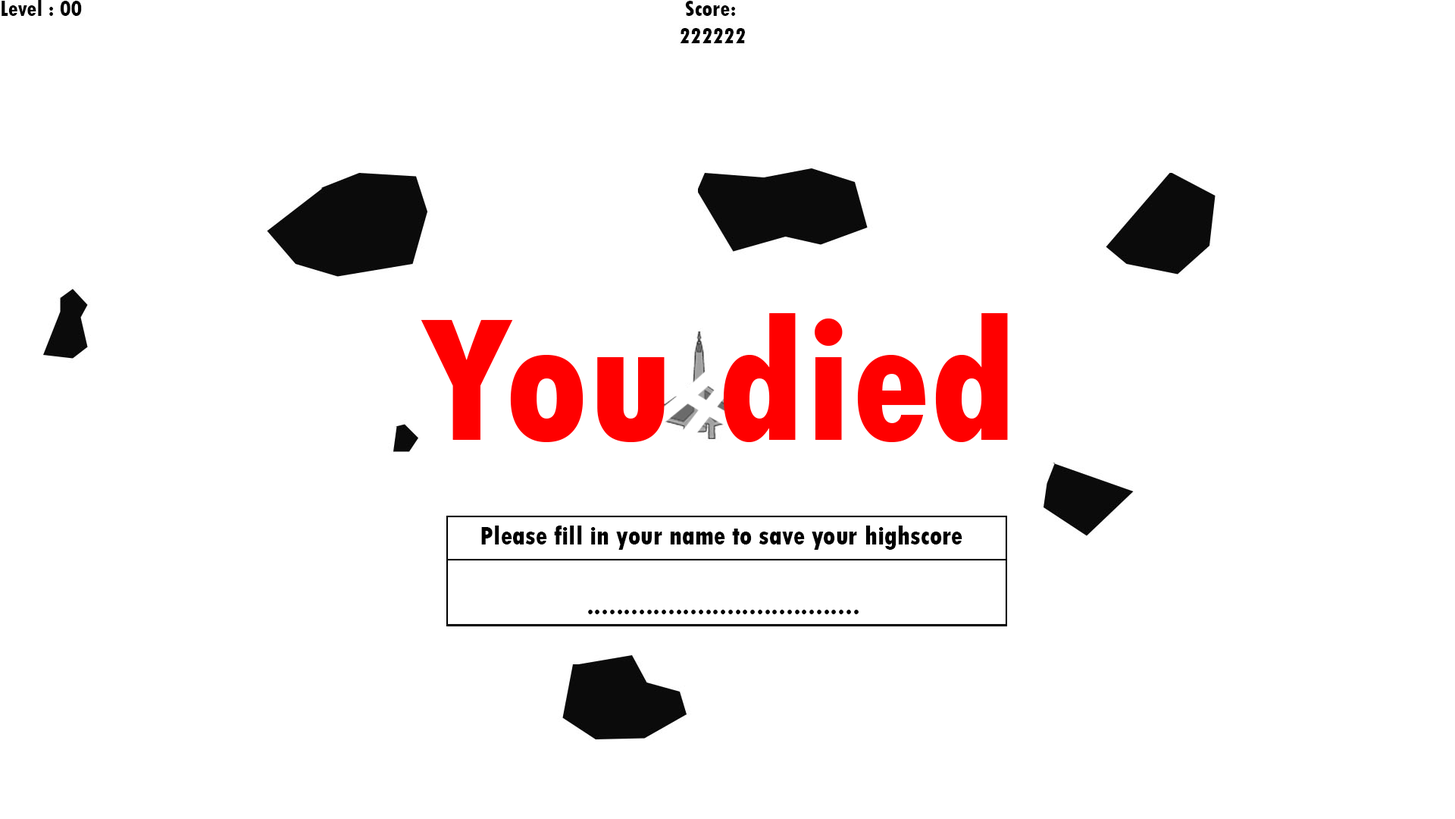
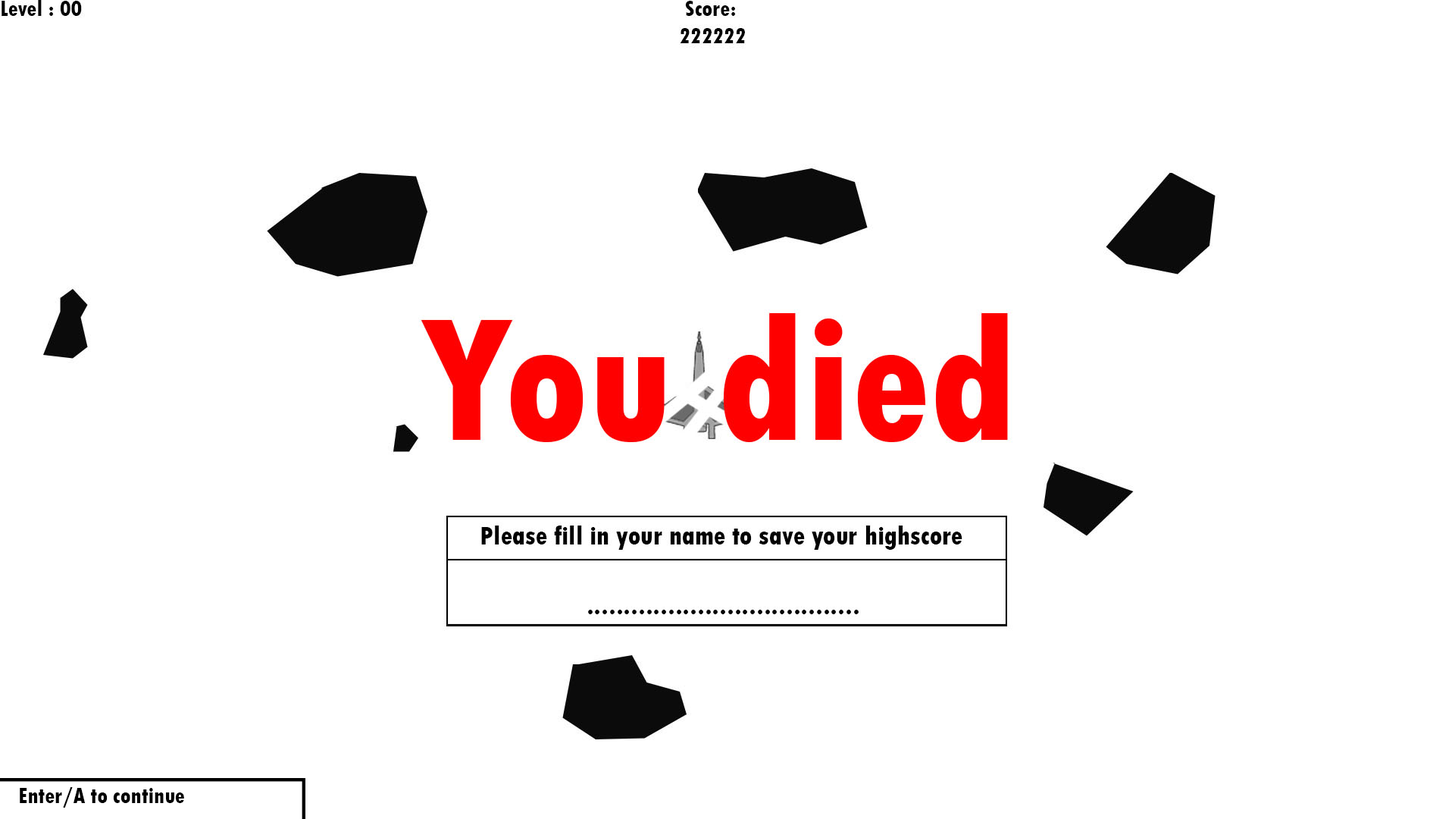
Two versions of the same layered image (1455x819). Layer-by-layer changes:
removed layer "....................................." over (x1=588, y1=609, x2=859, y2=614)
removed layer "Please fill in your name to save your highscore" over (x1=481, y1=525, x2=963, y2=550)
removed layer "Rectangle 2" over (x1=446, y1=558, x2=1007, y2=625)
removed layer "Rectangle 1" over (x1=446, y1=515, x2=1008, y2=627)
removed layer "You died" over (x1=420, y1=312, x2=1009, y2=442)
added layer "Enter/A to continue" above "Rectangle 2 copy 2" over (x1=19, y1=786, x2=185, y2=808)
added layer "Rectangle 2 copy 2" above "Background" over (x1=0, y1=777, x2=306, y2=819)
painted on "Background" over (x1=0, y1=0, x2=1219, y2=740)
